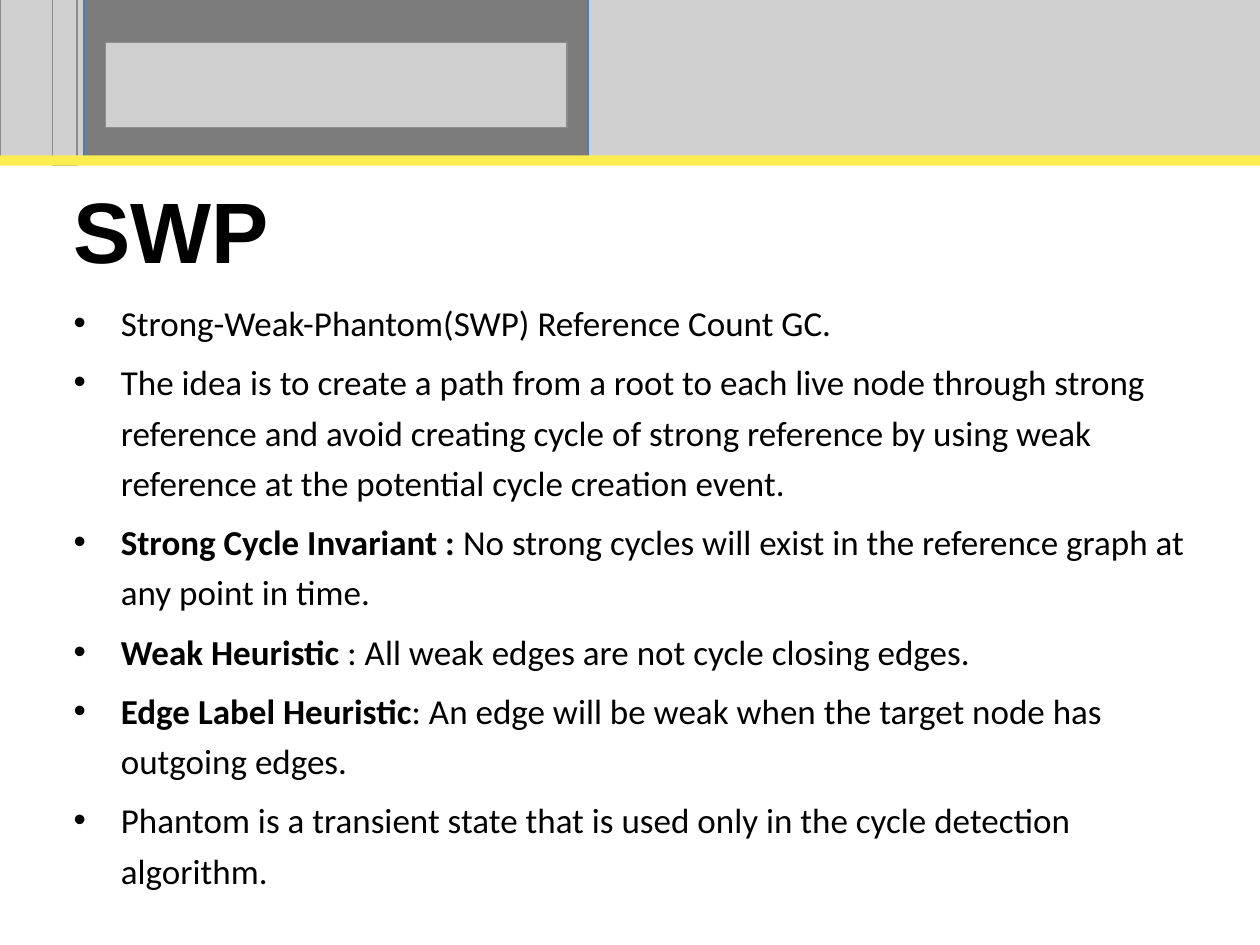
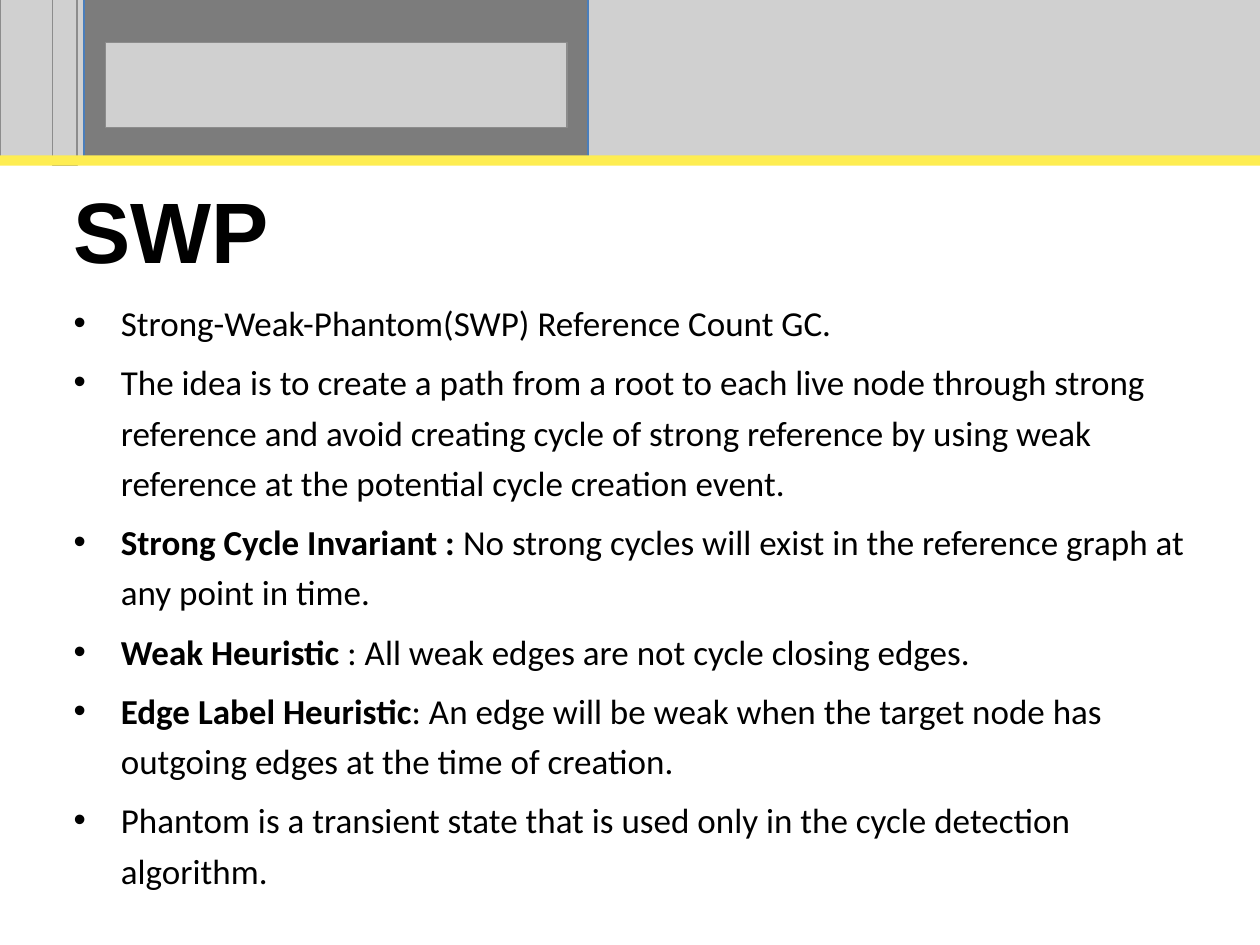
Before and after one commit to perpetualcoder/thesis, a slide deck: slide 32 of thesisppt/defense.ppt. Drawn at 1260x945 pixels with LibreOffice and Linux fonts; fonts in the diff are those of the drawing; grey boxes stand for pictures. Boxes give left, top, right and bottom in pixels: in the first picture for what was removed or moved away, otherwise in the second. Text is boxed around its words. In the diff, an @@ line names an element or a change of style, - is before the commit and + after.

```diff
--- a/thesisppt/defense.ppt
+++ b/thesisppt/defense.ppt
@@ subtitle at (x1=121, y1=699, x2=1102, y2=780): text changed @@
-• Edge Label Heuristic: An edge will be weak when the target node has outgoing edges.
+• Edge Label Heuristic: An edge will be weak when the target node has outgoing edges at the time of creation.
```
Also in this commit, not shown: 15 other slides changed, 9 slides added, 2 slides removed, 18 other files.
